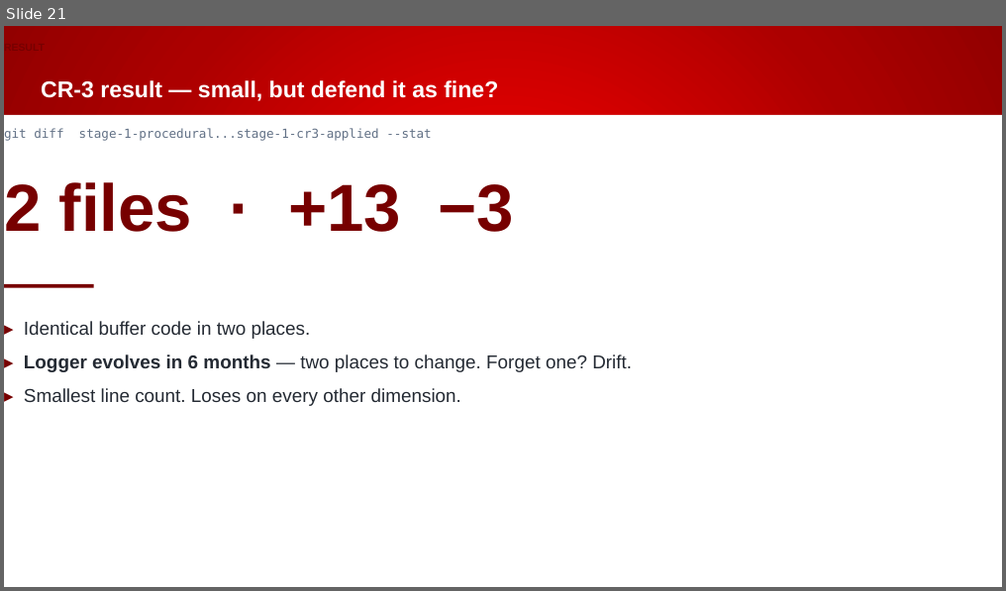
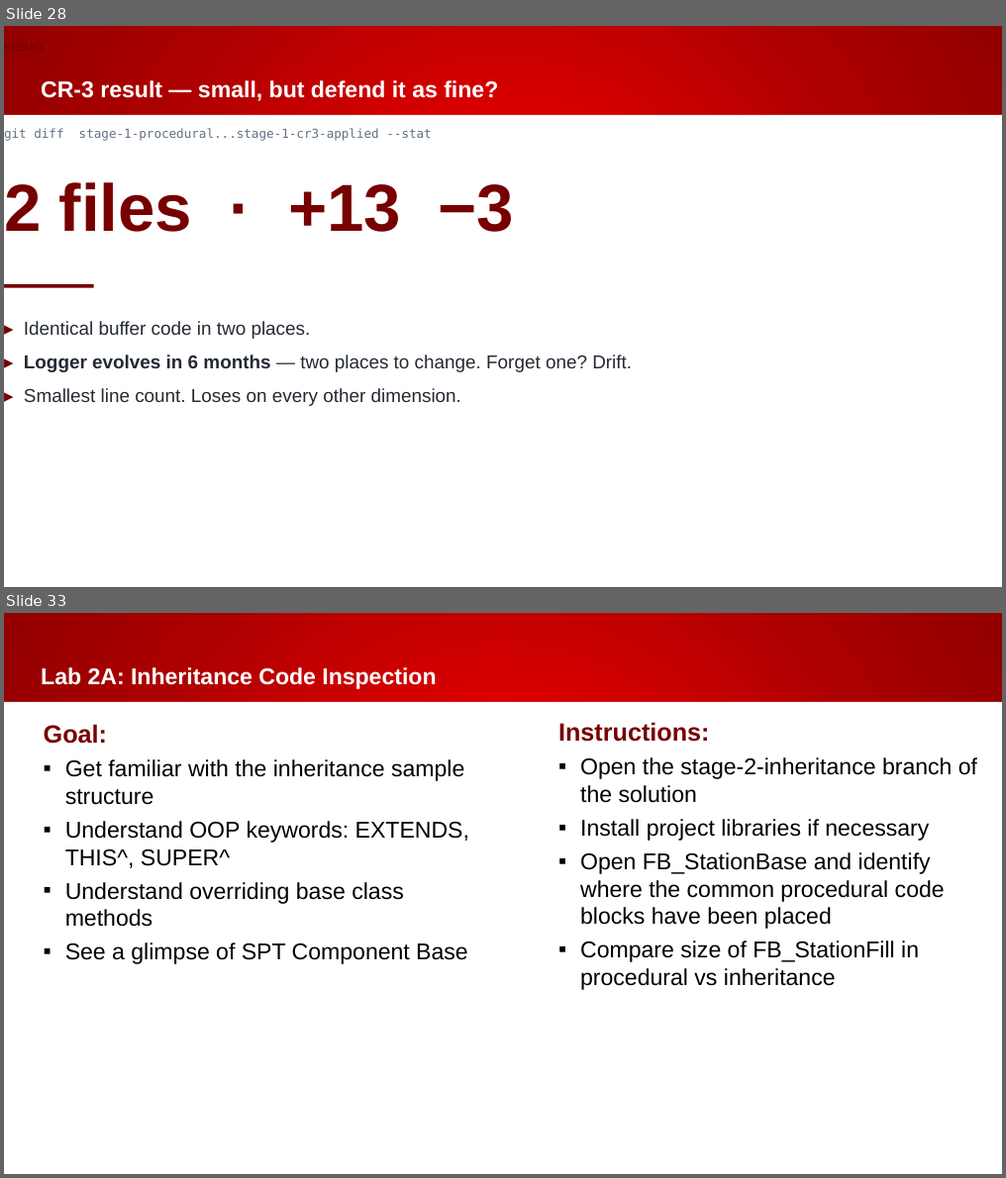
Before and after one commit to Beckhoff-USA-Community/Procedural_To_SOLID, a slide deck: presentation/NEM2026_workshop.pptx. Shown one above the other, each under a label of ours: slide 21 before the commit, slides 28 and 33 after it; the slides between them are not shown. The pictures are 1006x591 and 1006x1178 pixels, drawn with LibreOffice and Linux fonts; fonts in the diff are those of the drawing; background and template pictures are left out. Boxes give left, top, right and bottom in pixels: in the first picture for what was removed or moved away, otherwise in the second. Text is boxed around its words. In the diff, an @@ line names an element or a change of style, - is before the commit and + after.

```diff
--- a/presentation/NEM2026_workshop.pptx
+++ b/presentation/NEM2026_workshop.pptx
@@ slide 33 added at (x1=4, y1=613, x2=1002, y2=1174), background gradient #EF0000 to #AC0000 to #920000; not listed: 1 template element that a slide beside it also shows @@
@@ title added at (x1=41, y1=667, x2=436, y2=689), 22 pt, text #FFFFFF, bold @@
+Lab 2A: Inheritance Code Inspection
@@ text added at (x1=44, y1=724, x2=469, y2=964), 22 pt, text #000000 @@
+Goal:
+▪ Get familiar with the inheritance sample structure
+▪ Understand OOP keywords: EXTENDS, THIS^, SUPER^
+▪ Understand overriding base class methods
+▪ See a glimpse of SPT Component Base
@@ text added at (x1=558, y1=722, x2=977, y2=990), 22 pt, text #000000 @@
+Instructions:
+▪ Open the stage-2-inheritance branch of the solution
+▪ Install project libraries if necessary
+▪ Open FB_StationBase and identify where the common procedural code blocks have been placed
+▪ Compare size of FB_StationFill in procedural vs inheritance
@@ what was slide 21 is now slide 28 @@
```
Also in this commit, not shown: 22 slides changed, 14 other slides added, 1 slide removed.
